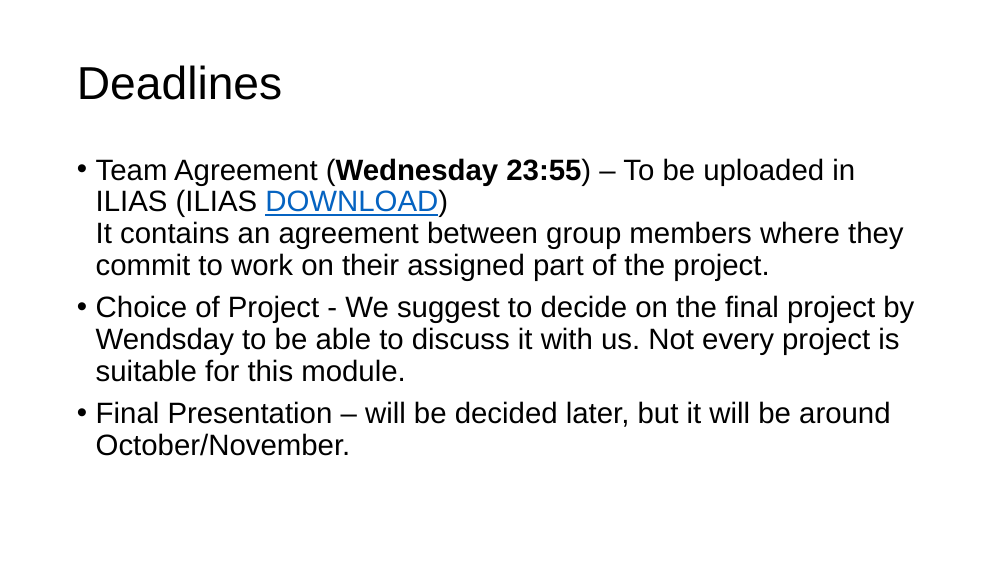
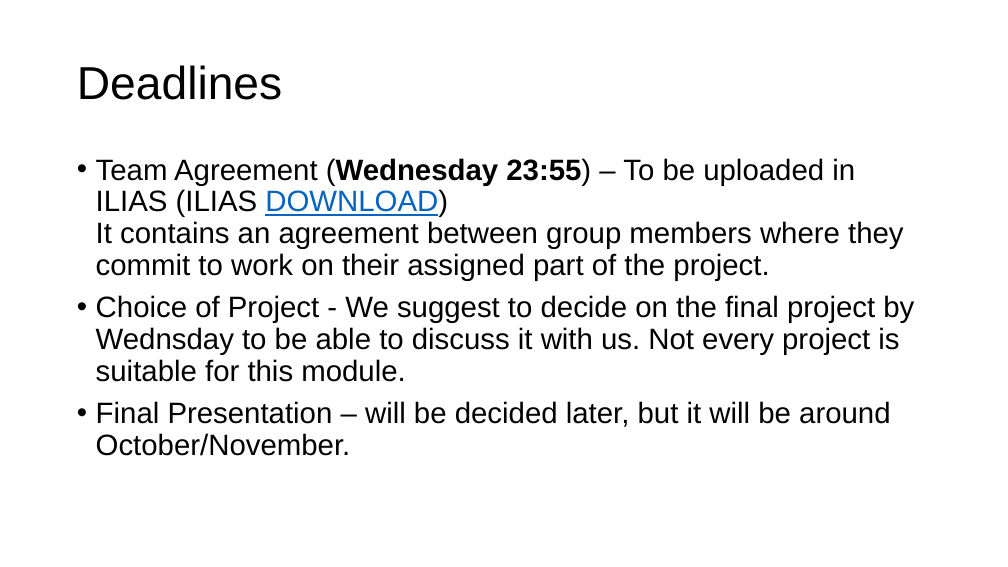
Before and after one commit to LucerneUniversityOfAppliedScience/CV-Block-Week-Sept-2024, a slide deck: slide 2 of Day 1/CV-Blockweek-Administration.pptx. Drawn at 1008x567 pixels with LibreOffice and Linux fonts; fonts in the diff are those of the drawing; background and template pictures are left out. Boxes give left, top, right and bottom in pixels: in the first picture for what was removed or moved away, otherwise in the second. Text is boxed around its words. In the diff, an @@ line names an element or a change of style, - is before the commit and + after.

```diff
--- a/Day 1/CV-Blockweek-Administration.pptx
+++ b/Day 1/CV-Blockweek-Administration.pptx
@@ text at (96,295,914,382): text changed @@
-• Choice of Project - We suggest to decide on the final project by Wendsday to be able to discuss it with us. Not every project is suitable for this module.
+• Choice of Project - We suggest to decide on the final project by Wednsday to be able to discuss it with us. Not every project is suitable for this module.
```
Also in this commit, not shown: 12 other files.
